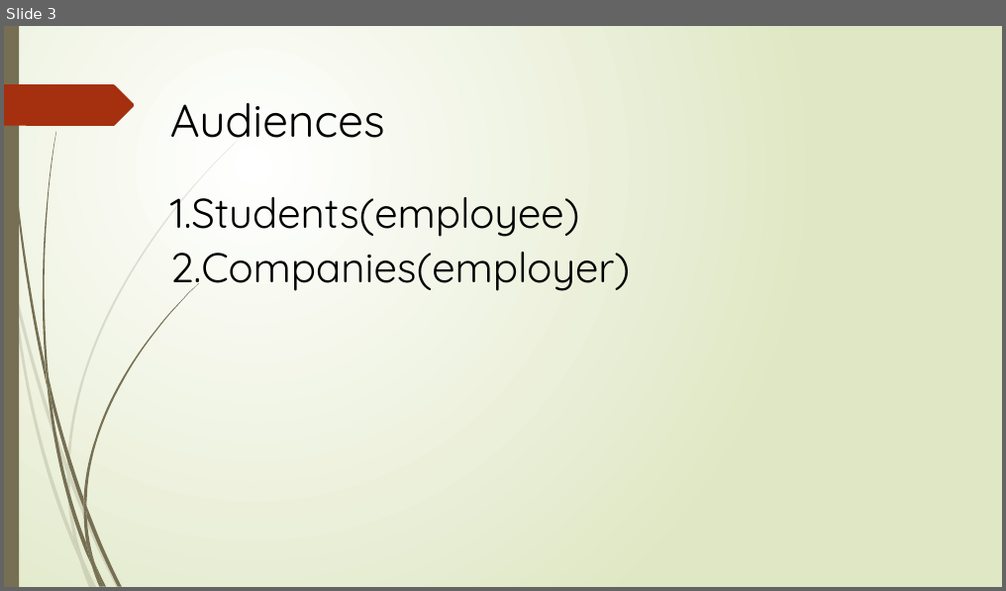
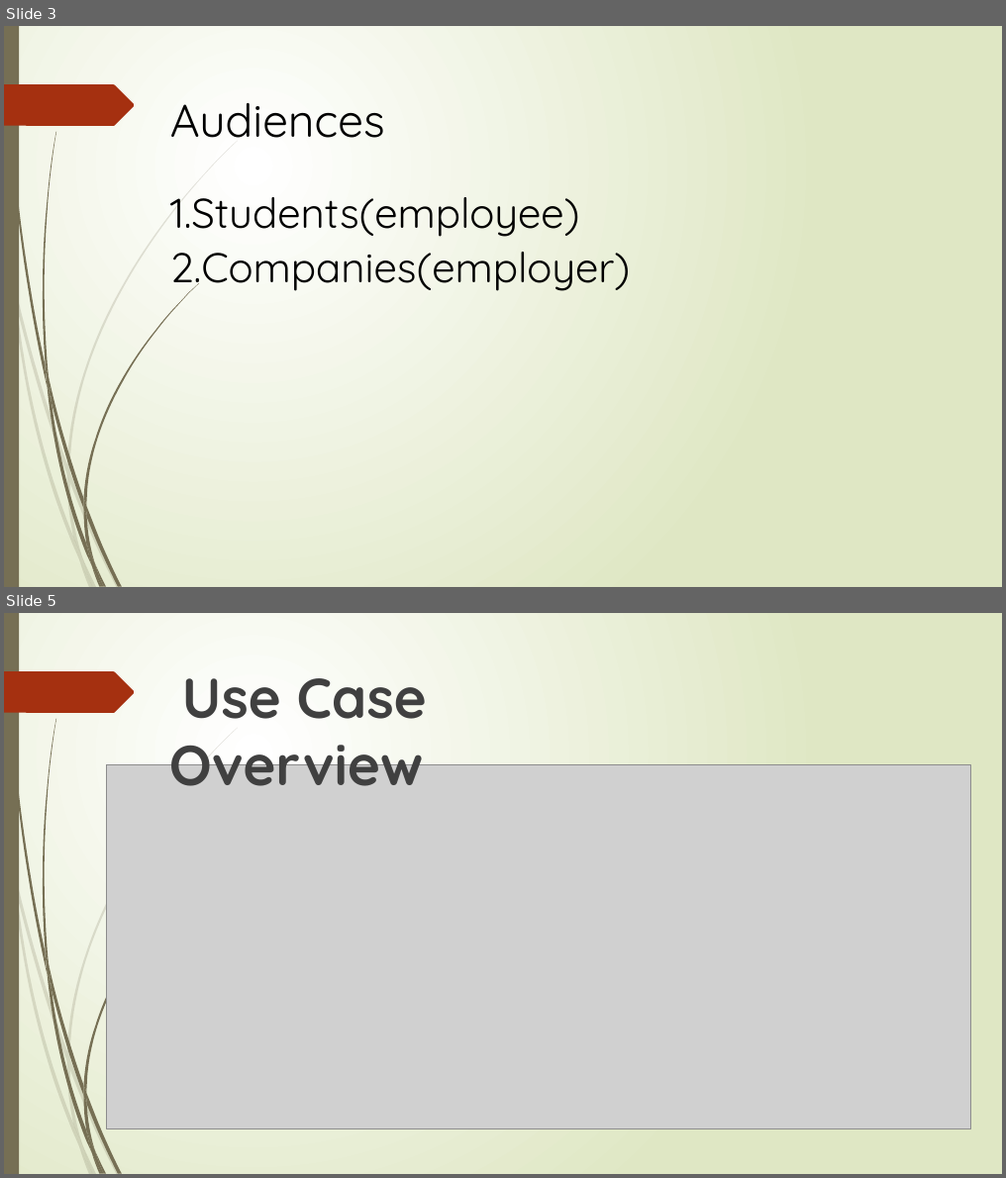
Before and after one commit to 12301109-RuoxinXu/SearchYou, a slide deck: SearchYou-ppt.pptx. Shown one above the other, each under a label of ours: slide 3 before the commit, slides 3 and 5 after it; the slides between them are not shown. The pictures are 1006x591 and 1006x1178 pixels, drawn with LibreOffice and Linux fonts; fonts in the diff are those of the drawing; grey boxes stand for pictures. Boxes give left, top, right and bottom in pixels: in the first picture for what was removed or moved away, otherwise in the second. Text is boxed around its words. In the diff, an @@ line names an element or a change of style, - is before the commit and + after.

Commit message:
Presentation-final

```diff
--- a/SearchYou-ppt.pptx
+++ b/SearchYou-ppt.pptx
@@ slide 5 added at box(4, 613, 1002, 1174), background gradient #FFFFFF to #DFE8C4; not listed: 24 template elements that a slide beside it also shows @@
@@ text added at box(169, 678, 427, 786), 54 pt, text pattern #808080 on #404040, bold @@
+Use Case Overview
@@ picture added at box(107, 765, 971, 1130) @@
```
Also in this commit, not shown: 2 other slides added, 1 slide removed, 1 other file.
